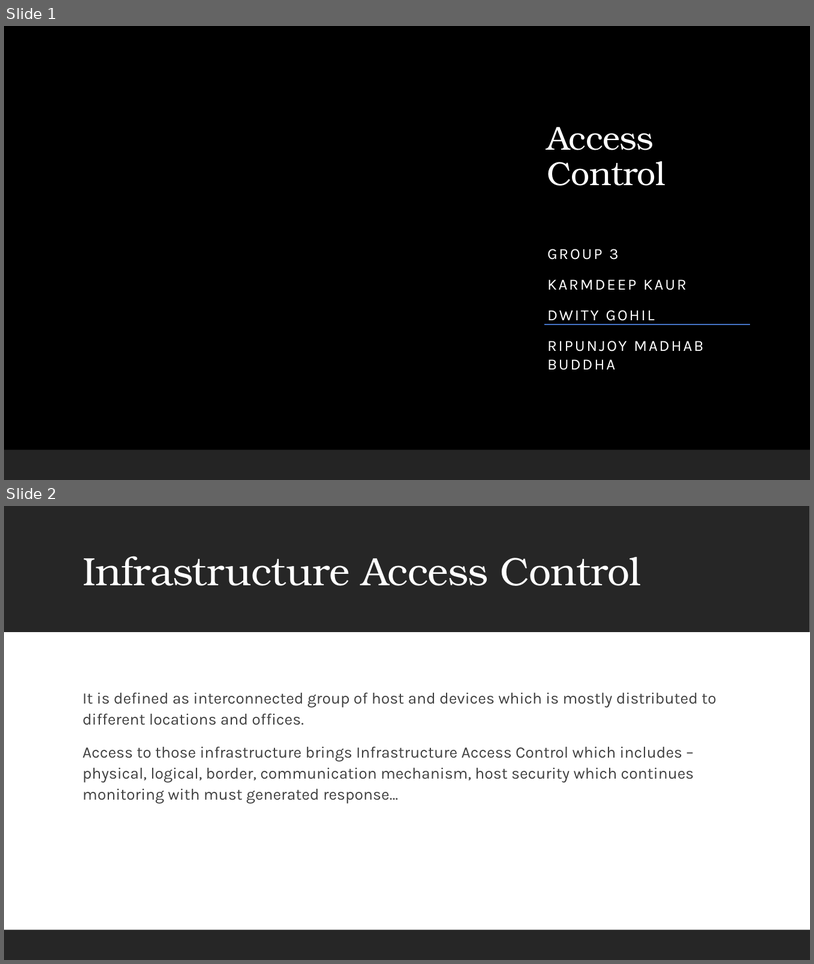
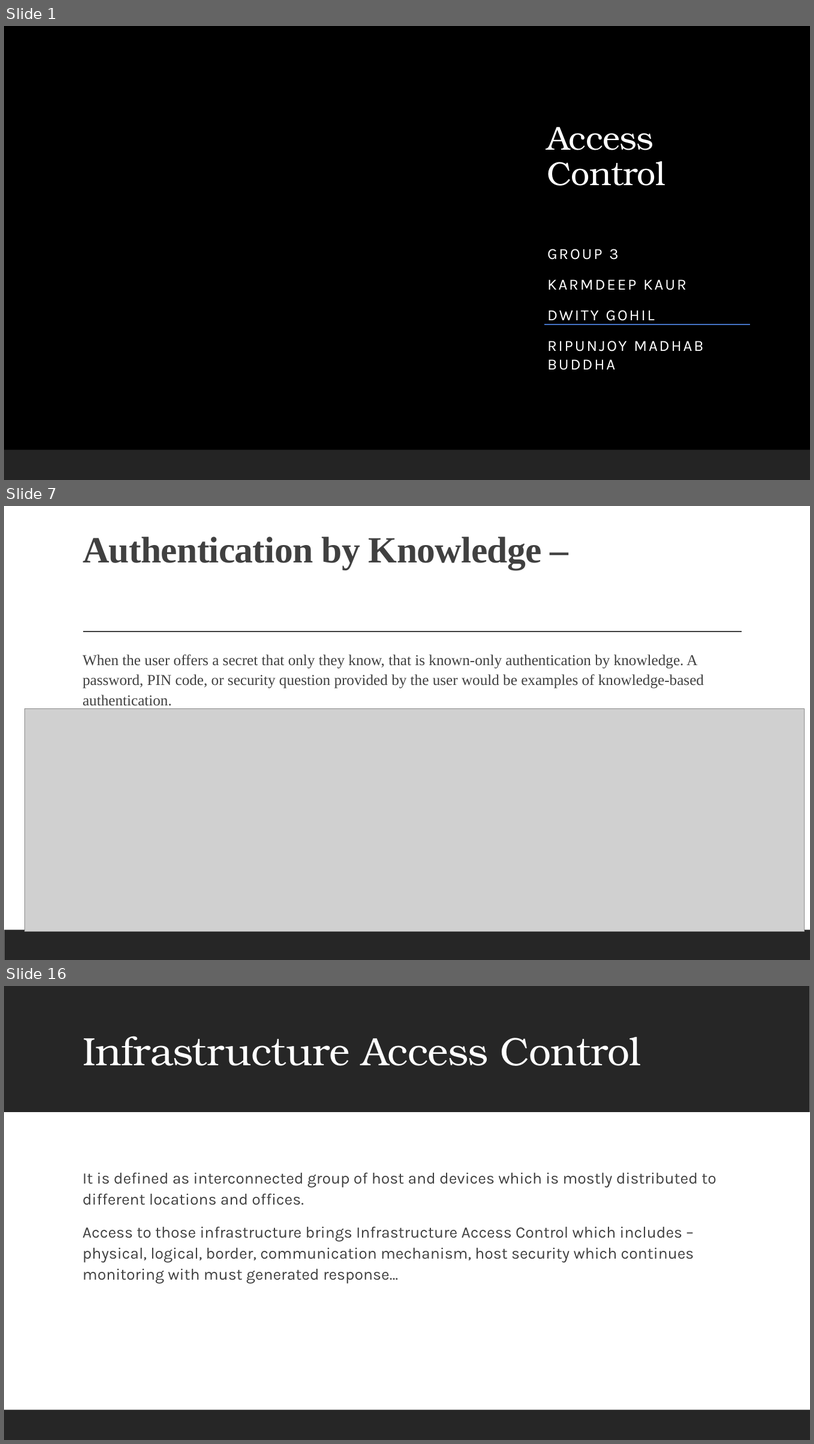
Before and after one commit to ronnie-1947/access-control-ppt, a slide deck: Access Control.pptx. Shown one above the other, each under a label of ours: slides 1 and 2 before the commit, slides 1, 7 and 16 after it; the slides between them are not shown. The pictures are 814x964 and 814x1444 pixels, drawn with LibreOffice and Linux fonts; fonts in the diff are those of the drawing; grey boxes stand for pictures; background and template pictures are left out. Boxes give left, top, right and bottom in pixels: in the first picture for what was removed or moved away, otherwise in the second. Text is boxed around its words. In the diff, an @@ line names an element or a change of style, - is before the commit and + after.

```diff
--- a/Access Control.pptx
+++ b/Access Control.pptx
@@ slide 7 added at box(4, 506, 810, 960), background #FFFFFF; not listed: 1 template element that a slide beside it also shows @@
@@ title added at box(83, 537, 542, 569), 44 pt, text #404040, bold @@
+Authentication by Knowledge –
@@ line added from (83, 632) to (743, 632), #404040 1 pt @@
@@ text added at box(83, 654, 704, 709), 18 pt, text #404040 @@
+  When the user offers a secret that only they know, that is known-only authentication by knowledge. A password, PIN code, or security question provided by the user would be examples of knowledge-based authentication.
@@ picture added at box(24, 709, 805, 931) @@
@@ what was slide 2 is now slide 16 @@
```
Also in this commit, not shown: 13 other slides added.
